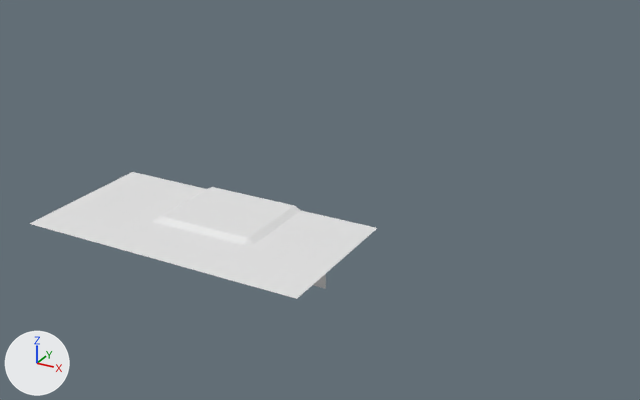
What one commit did to the glTF model Assets/floor.glb.
The view is the same before and after, from a 50 mm lens placed at (60.9, -81.1, 47.6), pointed at (10.2, 11.1, 1.5). Lighting does not change. The marker at lower left points along +X, +Y and +Z. The first picture is the older version. Materials are left out; every surface is plain grey. Vertices at exactly the same position are counted once.
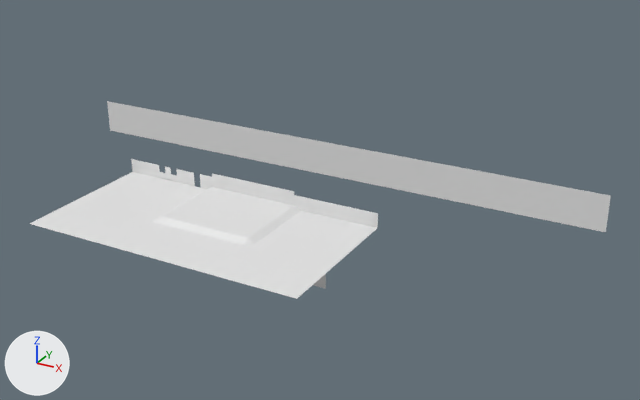
The change, as a diff of the scene's bpy script:
```diff
--- a/Assets/floor.glb.py
+++ b/Assets/floor.glb.py
@@ me_mesh_0 @@
 # used by ob_default; location = (0.0, 0.0, 0.0)
-me_mesh_0.from_pydata(...)  # 857 vertices, 1570 faces; spans x -20.0..19.0, y -10.0..10.0, z -5.5..0.5
+me_mesh_0.from_pydata(...)  # 908 vertices, 1640 faces; spans x -36.0..44.0, y -10.0..23.5, z -5.5..4.5
+# me_mesh_0 part 1
+# 8 vertices are added at x -15.0..7.0, y 10.0, z 0.0..2.0
+# 31 new vertices lie (0.0, 0.0, 2.0) away from vertices in x -20.0..19.0, y 10.0, z 0.0..0.5
+# 60 new faces join them
+# me_mesh_0 part 2
+# 6 vertices are added at (-4.0, 23.5, -0.5), (12.0, 23.5, -0.5), (28.0, 23.5, -0.5), (-20.0, 23.5, -0.5), (-36.0, 23.5, -0.5), (44.0, 23.5, -0.5)
+# 6 new vertices lie (0.0, 0.0, 5.0) away from vertices in x -36.0..44.0, y 23.5, z -0.5
+# 10 new faces join them
```

What differs and where, as boxes [x1, y1, x2, y2] in the pictures (640 x 400 px):
'default', reshaped (67% wider, 55% taller): before [30, 172, 377, 299]; after [30, 101, 611, 299]
part 1 of me_mesh_0, added: after [131, 159, 378, 228]
part 2 of me_mesh_0, added: after [107, 101, 611, 232]
